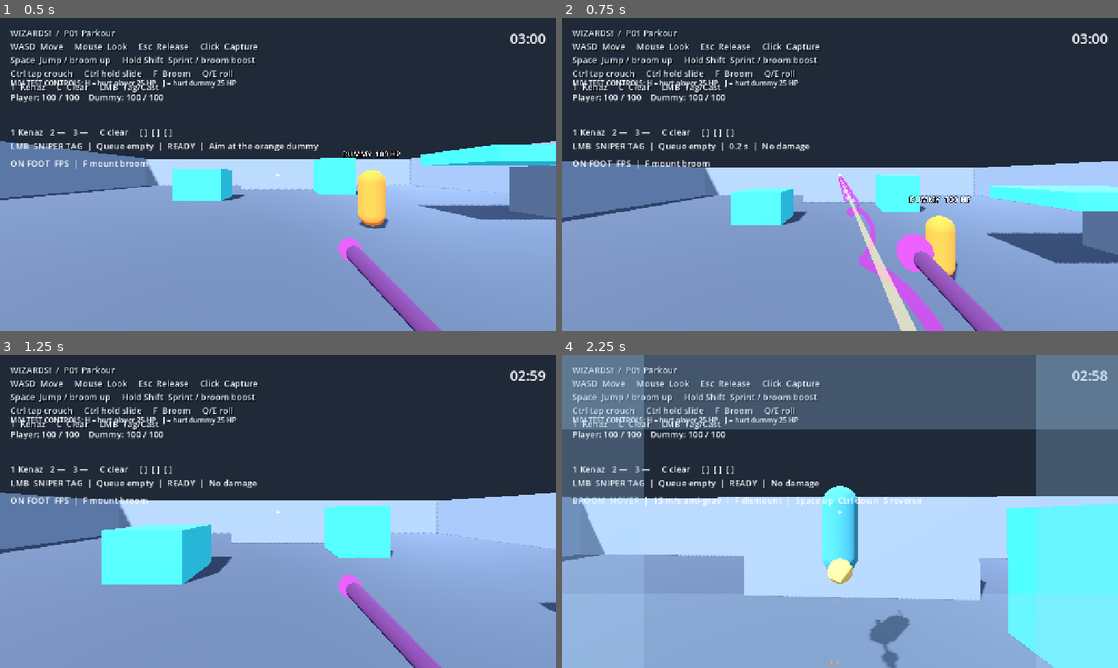
Above: before the commit, frames 1-4 (two rows, left to right).
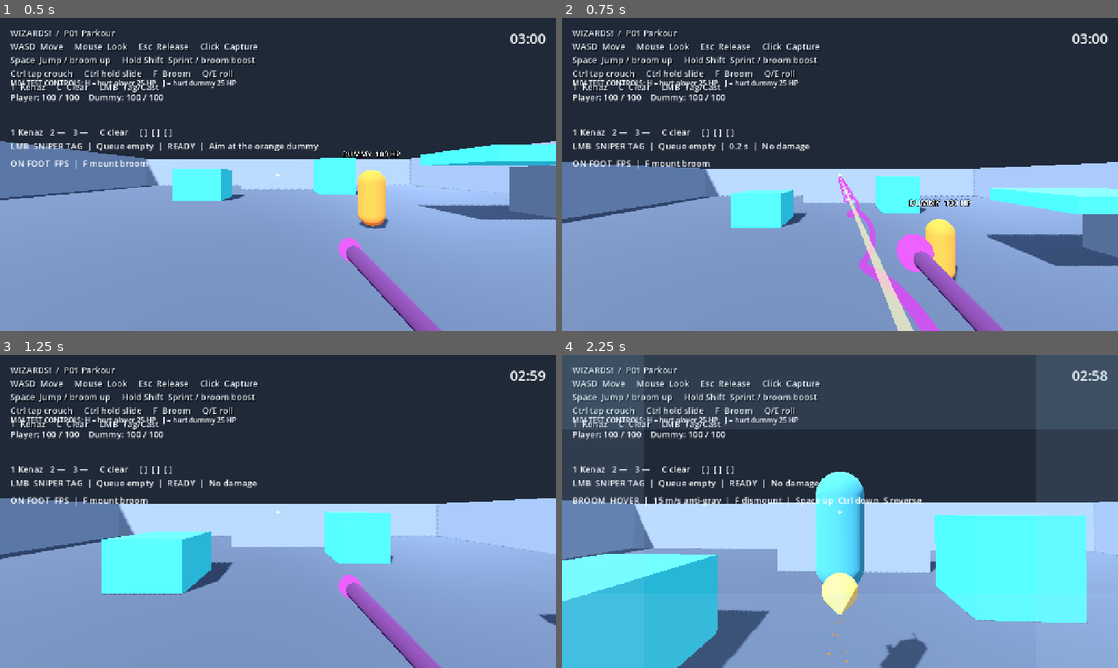
Above: after the commit, the same moments.

Repository: Addersoft/MAGICIDE-
Game: Godot game, scene res://scenes/boot/main.tscn
The game is run twice, just before and just after one commit, with the same random seed, the same clock (stepped at 60 frames per second) and the same inputs.
Inputs (mouse positions are in pixels of both pictures, inside the frame that each line leads up to):
- Up to frame 1 (0.5 s): no input
- Up to frame 2 (0.75 s): tap Enter at 0.5 s; move the mouse to (867, 174) at 0.52 s; hold W (move_forward) from 0.53 s (still down); hold Space (jump) from 0.53 s (still down); click (867, 174) at 0.67 s
- Up to frame 3 (1.25 s): keep holding W (move_forward); keep holding Space (jump)
- Up to frame 4 (2.25 s): keep holding W (move_forward); move the mouse to (812, 511) at 1.27 s; release Space (jump) at 1.28 s; tap Ctrl (crouch_modifier) at 1.35 s; tap Space (jump) at 1.52, 1.55, 1.82 s; move the mouse to (851, 505) at 2.02 s; hold Space (jump) from 2.03 s (still down); tap F (mount_broom) at 2.1 s

Frame 1 is identical in both runs. In frame 2, 3.2% of the frame differs, in the area x 0-100%, y 45-100%; in frame 3, 4.2%; in frame 4, 58%, in the area x 0-100%, y 0-100%.

Commit message:
Broom: W follows look pitch; equal Space/Ctrl climb; restore Q/E roll; fix sprint-jump

Diff:
--- a/scripts/broom/broom_controller.gd
+++ b/scripts/broom/broom_controller.gd
@@ -1,10 +1,10 @@
 extends Node
-## Hover + boost flight owner. PlayerController remains the only move_and_slide caller.
-## Fire trail is always on while mounted; turns blue when boost (Shift) is active.
+## Hover + boost flight. WASD follows full camera aim (pitch counts).
+## Space / Ctrl climb and descend at the same rate.
 signal mount_changed(mounted: bool)
 @export var hover_speed: float = 15.0
 @export var boost_speed: float = 40.0
-@export var climb_speed: float = 8.0
+@export var climb_speed: float = 10.0
 @export var damp: float = 22.0
 @export var boost_damp: float = 14.0
 @export var retrograde: float = 2.2
@@ -74,27 +74,32 @@
 	if was_mounted:
 		mount_changed.emit(false)
 
-func integrate(delta: float, current: Vector3, yaw_basis: Basis, axis: Vector2, vertical: float, knock_h: Vector3, boost: bool = false) -> Vector3:
+func integrate(delta: float, current: Vector3, look_basis: Basis, axis: Vector2, vertical: float, knock_h: Vector3, boost: bool = false) -> Vector3:
 	boosting = boost and mounted
 	var speed: float = boost_speed if boosting else hover_speed
 	var rate: float = boost_damp if boosting else damp
-	var look_yaw: float = yaw_basis.get_euler().y
+	var look_yaw: float = look_basis.get_euler().y
 	var dyaw: float = wrapf(look_yaw - _look_yaw, -PI, PI)
 	_yaw_rate = dyaw / maxf(delta, 0.0001)
 	_look_yaw = look_yaw
-	var planar := Basis(Vector3.UP, dyaw) * Vector3(current.x, 0.0, current.z)
-	var desired_h: Vector3 = yaw_basis * Vector3(axis.x, 0.0, axis.y) * speed
-	var desired := Vector3(desired_h.x, vertical * climb_speed, desired_h.z)
-	if desired_h.dot(planar) < 0.0 and planar.length() > 0.5:
-		rate *= retrograde
+	var forward: Vector3 = -look_basis.z
+	var right: Vector3 = look_basis.x
+	right.y = 0.0
+	if right.length_squared() > 0.0001:
+		right = right.normalized()
+	else:
+		right = Vector3.RIGHT
+	var wish: Vector3 = (right * axis.x + forward * axis.y) * speed
+	wish.y += vertical * climb_speed
 	var alpha: float = 1.0 - exp(-rate * delta)
-	var next := Vector3(
-		lerpf(planar.x, desired.x, alpha),
-		0.0,
-		lerpf(planar.z, desired.z, alpha)
-	)
-	var y_rate: float = altitude_lock if absf(vertical) < 0.01 else damp
-	next.y = lerpf(current.y, desired.y, 1.0 - exp(-y_rate * delta))
+	var planar_cur := Vector3(current.x, 0.0, current.z)
+	var planar_wish := Vector3(wish.x, 0.0, wish.z)
+	if planar_wish.dot(planar_cur) < 0.0 and planar_cur.length() > 0.5:
+		alpha = 1.0 - exp(-rate * retrograde * delta)
+	var next := current.lerp(wish, alpha)
+	var pitch_drive: float = absf(forward.y * axis.y * speed)
+	if absf(vertical) < 0.01 and pitch_drive < 0.5:
+		next.y = lerpf(current.y, 0.0, 1.0 - exp(-altitude_lock * delta))
 	next.x += knock_h.x
 	next.z += knock_h.z
 	return next
@@ -130,7 +135,6 @@
 	_trail.visibility_aabb = AABB(Vector3(-4, -4, -4), Vector3(8, 8, 8))
 	_trail.emitting = false
 	_trail.position = Vector3(0.0, 0.42, 1.15)
-
 	_trail_mat = ParticleProcessMaterial.new()
 	_trail_mat.direction = Vector3(0, 0, 1)
 	_trail_mat.spread = 18.0
@@ -143,7 +147,6 @@
 	_trail_mat.scale_max = 0.22
 	_trail_mat.color = COLOR_IDLE
 	_trail.process_material = _trail_mat
-
 	var mesh := SphereMesh.new()
 	mesh.radius = 0.06
 	mesh.height = 0.12
@@ -156,7 +159,6 @@
 	_trail_draw.transparency = BaseMaterial3D.TRANSPARENCY_ALPHA
 	mesh.material = _trail_draw
 	_trail.draw_pass_1 = mesh
-
 	visual.add_child(_trail)
 
 func _build_placeholder() -> void:
--- a/scripts/player/player_controller.gd
+++ b/scripts/player/player_controller.gd
@@ -1,9 +1,8 @@
 extends CharacterBody3D
 ## Sole velocity and move_and_slide owner. Delegates on-foot locomotion to ParkourMotor.
-## Speeds tuned toward Mirror's Edge / TF2 Scout free-run feel.
 @export var walk_speed: float = 10.0
 @export var sprint_speed: float = 16.0
-@export var jump_speed: float = 9.0
+@export var jump_speed: float = 9.5
 @export var gravity: float = 22.0
 @onready var player_input = $PlayerInput
 @onready var view = $View
@@ -58,7 +57,7 @@
 	var axis: Vector2 = player_input.fly_axis()
 	var vertical: float = player_input.fly_vertical()
 	var boost: bool = player_input.boost_held()
-	velocity = broom.integrate(delta, velocity, view.horizontal_basis(), axis, vertical, knockback.horizontal, boost)
+	velocity = broom.integrate(delta, velocity, view.global_transform.basis, axis, vertical, knockback.horizontal, boost)
 	move_and_slide()
 	knockback.finish_step(self, delta)
 	broom.update_visual(delta, axis)
